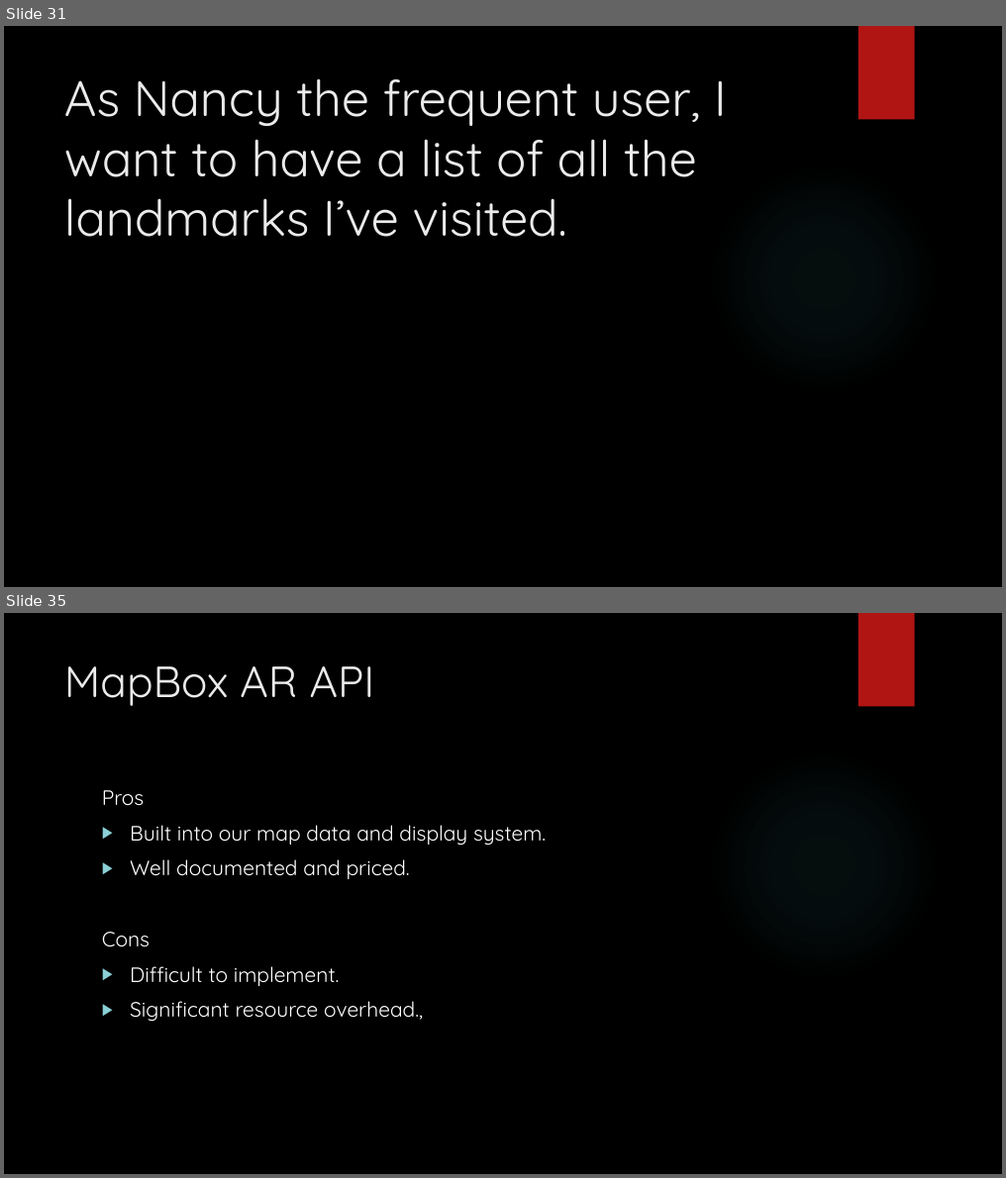
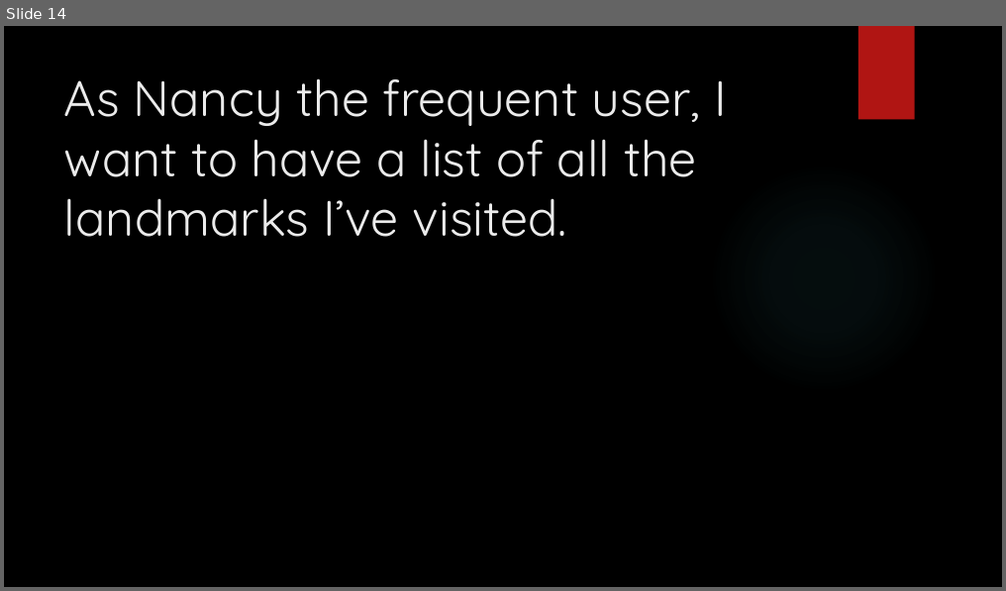
Before and after one commit to junmin-yee/Landmarked, a slide deck: Technology Presentation.pptx. Shown one above the other, each under a label of ours: slides 31 and 35 before the commit, slide 14 after it; the slides between them are not shown. The pictures are 1006x1178 and 1006x591 pixels, drawn with LibreOffice and Linux fonts; fonts in the diff are those of the drawing; background and template pictures are left out. Boxes give left, top, right and bottom in pixels: in the first picture for what was removed or moved away, otherwise in the second. Text is boxed around its words. In the diff, an @@ line names an element or a change of style, - is before the commit and + after.

```diff
--- a/Technology Presentation.pptx
+++ b/Technology Presentation.pptx
@@ slide 35 removed at [4,613,1002,1174], background picture (left out); not listed: 2 template elements that a slide beside it also shows @@
@@ title removed at [64,666,375,706] @@
-MapBox AR API
@@ text removed at [102,790,546,1022] @@
-Pros
-▶ Built into our map data and display system.
-▶ Well documented and priced.
-Cons
-▶ Difficult to implement.
-▶ Significant resource overhead.,
@@ what was slide 31 is now slide 14 @@
```
Also in this commit, not shown: 5 slides changed, 9 slides added, 17 other slides removed.
